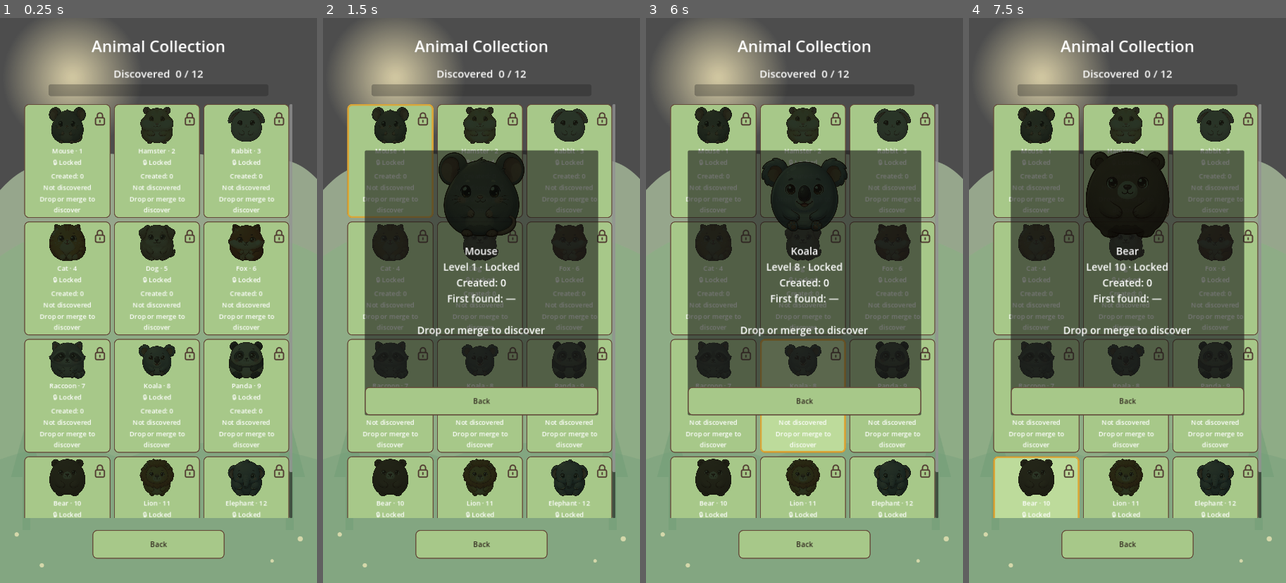
Above: before the commit, frames 1-4 (left to right).
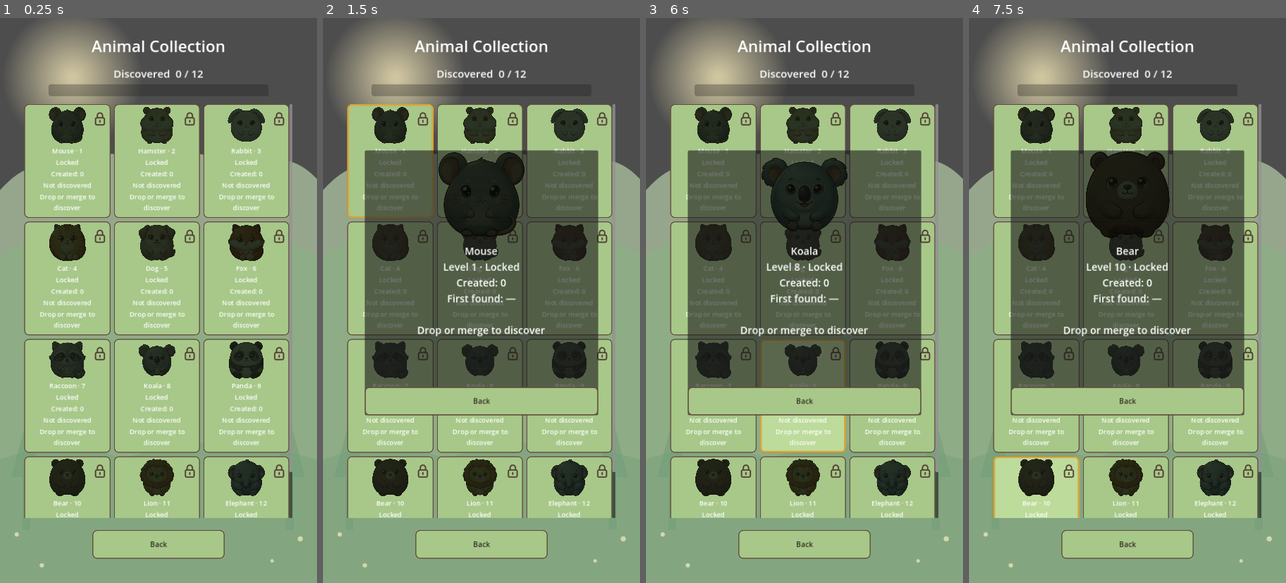
Above: after the commit, the same moments.

Repository: sandikovcusu-commits/MergeAnimal
Game: Godot game, scene res://scenes/ui/Collection.tscn
The game is run twice, just before and just after one commit, with the same random seed, the same clock (stepped at 60 frames per second) and the same inputs. This scene is started directly instead of the project's main scene.
Inputs (mouse positions are in pixels of both pictures, inside the frame that each line leads up to):
- Up to frame 1 (0.25 s): no input
- Up to frame 2 (1.5 s): click (389, 159) at 0.5 s; click (481, 159) at 1.25 s
- Up to frame 3 (6 s): click (893, 159) at 2 s; click (712, 277) at 2.75 s; click (804, 277) at 3.5 s; click (893, 277) at 4.25 s; click (712, 396) at 5 s; click (804, 396) at 5.75 s
- Up to frame 4 (7.5 s): click (1216, 396) at 6.5 s; click (1035, 515) at 7.25 s

The runs differ from the first frame. In frame 1, 3.7% of the frame differs, in the area x 12-87%, y 25-89%; in frame 2, 1.7%; in frame 3, 1.7%; in frame 4, 1.7%.

Commit message:
Add actual X11 collection and statistics captures
Co-authored-by: arena-agent <297053741+arena-agent@users.noreply.github.com>

Diff:
--- a/MergeAnimals/scripts/ui/Collection.gd
+++ b/MergeAnimals/scripts/ui/Collection.gd
@@ -35,7 +35,7 @@
 		var art := TextureRect.new(); art.name = "Sprite"; art.custom_minimum_size = Vector2(100, 86); art.texture = data.sprite; art.expand_mode = TextureRect.EXPAND_IGNORE_SIZE; art.stretch_mode = TextureRect.STRETCH_KEEP_ASPECT_CENTERED; art.mouse_filter = Control.MOUSE_FILTER_IGNORE
 		if not unlocked: art.modulate = Color(0.12, 0.16, 0.13, 0.92)
 		column.add_child(art)
-		for line in ["%s · %d" % [tr(data.translation_key), i + 1], tr("UNLOCKED") if unlocked else "🔒 " + tr("LOCKED"), "%s: %d" % [tr("CREATED"), int(entry.count)], str(entry.date).substr(0, 10) if unlocked else tr("UNDISCOVERED"), DESCRIPTIONS[i] if unlocked else tr("UNLOCK_HINT")]:
+		for line in ["%s · %d" % [tr(data.translation_key), i + 1], tr("UNLOCKED") if unlocked else tr("LOCKED"), "%s: %d" % [tr("CREATED"), int(entry.count)], str(entry.date).substr(0, 10) if unlocked else tr("UNDISCOVERED"), DESCRIPTIONS[i] if unlocked else tr("UNLOCK_HINT")]:
 			var label := Label.new(); label.text = line; label.horizontal_alignment = HORIZONTAL_ALIGNMENT_CENTER; label.add_theme_font_size_override("font_size", 15); label.autowrap_mode = TextServer.AUTOWRAP_WORD_SMART; label.mouse_filter = Control.MOUSE_FILTER_IGNORE; column.add_child(label)
 		if not unlocked:
 			var lock := TextureRect.new(); lock.name = "Lock"; lock.texture = load("res://assets/ui/icons/lock.svg"); lock.position = Vector2(148, 10); lock.size = Vector2(24, 24); lock.expand_mode = TextureRect.EXPAND_IGNORE_SIZE; lock.mouse_filter = Control.MOUSE_FILTER_IGNORE; card.add_child(lock)
--- /dev/null
+++ b/MergeAnimals/tests/integration/day62_visual.gd
@@ -0,0 +1,42 @@
+extends SceneTree
+# Explicit seeded fixture for real Godot/X11 visual inspection, not gameplay evidence.
+func _initialize() -> void: call_deferred("run")
+func run() -> void:
+	var screen := OS.get_environment("CAPTURE_SCREEN")
+	var dims := OS.get_environment("CAPTURE_SIZE").split("x")
+	if dims.size() != 2 or screen not in ["menu", "collection", "locked", "unlocked", "details", "statistics", "notification"]:
+		printerr("FAIL: bad visual parameters"); quit(1); return
+	var progress := Progression.empty(432)
+	progress.total_games = 2; progress.completed_games = 1; progress.total_drops = 7; progress.total_merges = 3; progress.max_combo = 2; progress.play_seconds = 63.0
+	var mouse := load("res://resources/animals/mouse.tres") as AnimalData
+	var hamster := load("res://resources/animals/hamster.tres") as AnimalData
+	Progression.record_animal(progress, mouse); Progression.record_animal(progress, mouse); Progression.record_animal(progress, hamster)
+	if SessionSave.clear_session(progress) != OK:
+		printerr("FAIL: cannot write visual fixture"); quit(1); return
+	var path := "res://scenes/ui/MainMenu.tscn"
+	if screen in ["collection", "locked", "unlocked", "details"]: path = "res://scenes/ui/Collection.tscn"
+	if screen == "statistics": path = "res://scenes/ui/Statistics.tscn"
+	if screen == "notification": path = "res://scenes/game/Game.tscn"
+	var node = (load(path) as PackedScene).instantiate()
+	if screen == "notification": node.persist_best = false
+	root.add_child(node); current_scene = node
+	await process_frame
+	if screen == "locked": node.cards[11].pressed.emit()
+	if screen == "unlocked": node.cards[0].pressed.emit()
+	if screen == "details": node.cards[1].pressed.emit()
+	if screen == "notification": node.discovery_notifier.enqueue(mouse)
+	await create_timer(0.6, true).timeout
+	await RenderingServer.frame_post_draw
+	var output := []
+	var code := OS.execute("xdotool", ["search", "--onlyvisible", "--pid", str(OS.get_process_id())], output, true)
+	var ids := str(output[0]).strip_edges().split("\n", false) if not output.is_empty() else PackedStringArray()
+	if code != 0 or ids.is_empty(): printerr("FAIL: X11 window unavailable"); quit(1); return
+	var path_out := "%s/%s_%s.png" % [OS.get_environment("CAPTURE_DIR"), screen, OS.get_environment("CAPTURE_SIZE")]
+	code = OS.execute("import", ["-window", ids[0], path_out])
+	var image := Image.new()
+	var loaded := image.load(path_out) if code == 0 else ERR_CANT_OPEN
+	var size := Vector2i(int(dims[0]), int(dims[1]))
+	print("DAY62_RENDER fixture=%s expected=%s actual=%s" % [screen, size, image.get_size()])
+	if code != 0 or loaded != OK or image.get_size() != size:
+		printerr("FAIL: capture size or file"); quit(1); return
+	quit()
